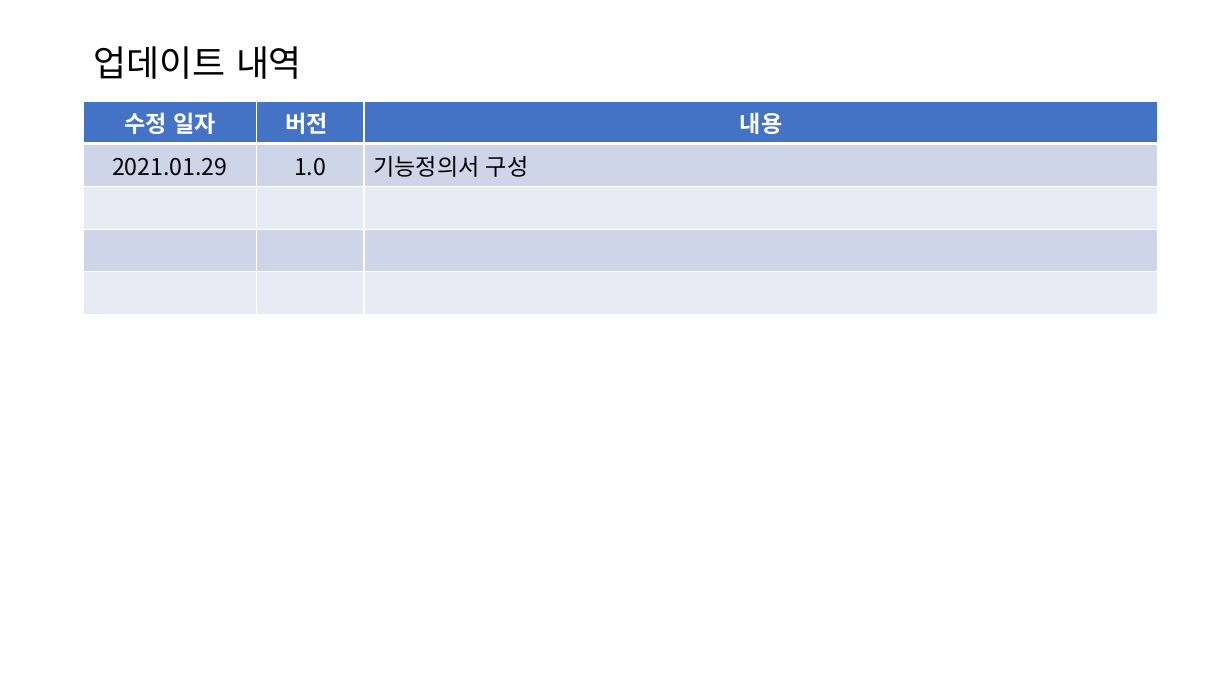
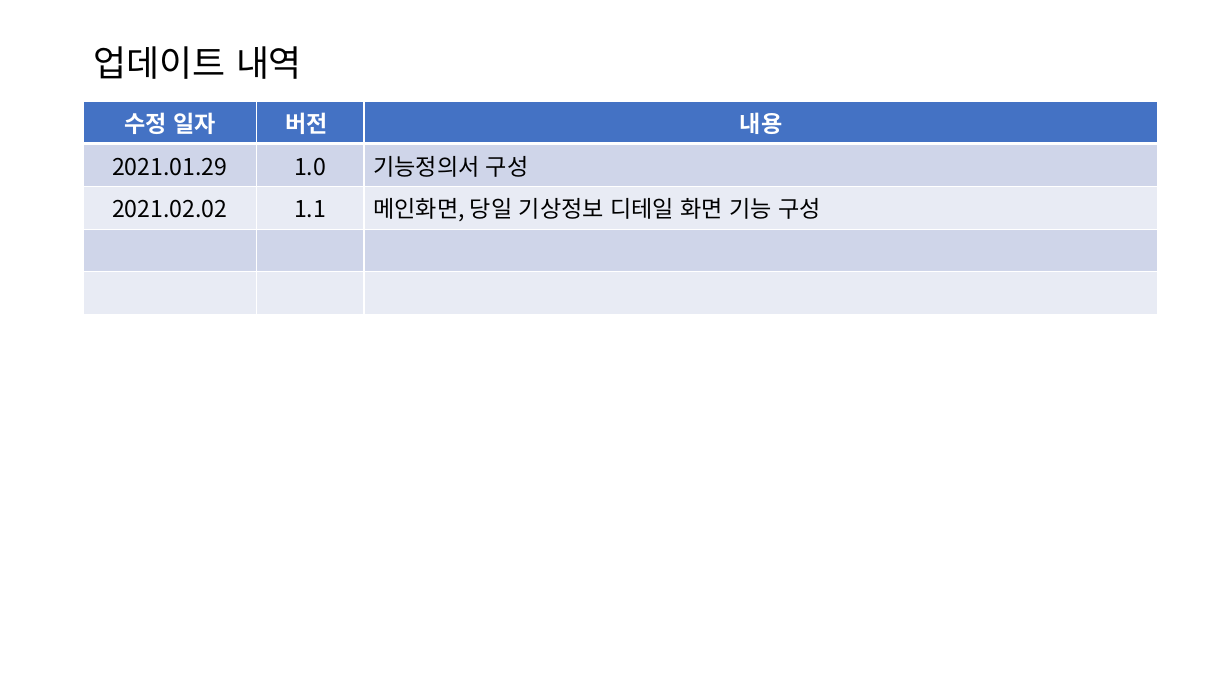
Before and after one commit to jsg3121/WeatherVue, a slide deck: slide 2 of 기능정의서.pptx. Drawn at 1232x693 pixels with LibreOffice and Linux fonts; fonts in the diff are those of the drawing. Boxes give left, top, right and bottom in pixels: in the first picture for what was removed or moved away, otherwise in the second. Text is boxed around its words. In the diff, an @@ line names an element or a change of style, - is before the commit and + after.

Commit message:
FEAT( 기능정의서 ) : 기능정의서 화면 기능 업데이트

```diff
--- a/기능정의서.pptx
+++ b/기능정의서.pptx
@@ table at [83,101,1158,287] @@
+row 3: 2021.02.02 | 1.1 | 메인화면, 당일 기상정보 디테일 화면 기능 구성
-row 5:  |  | 
```
Also in this commit, not shown: 3 slides added, 1 slide removed.
